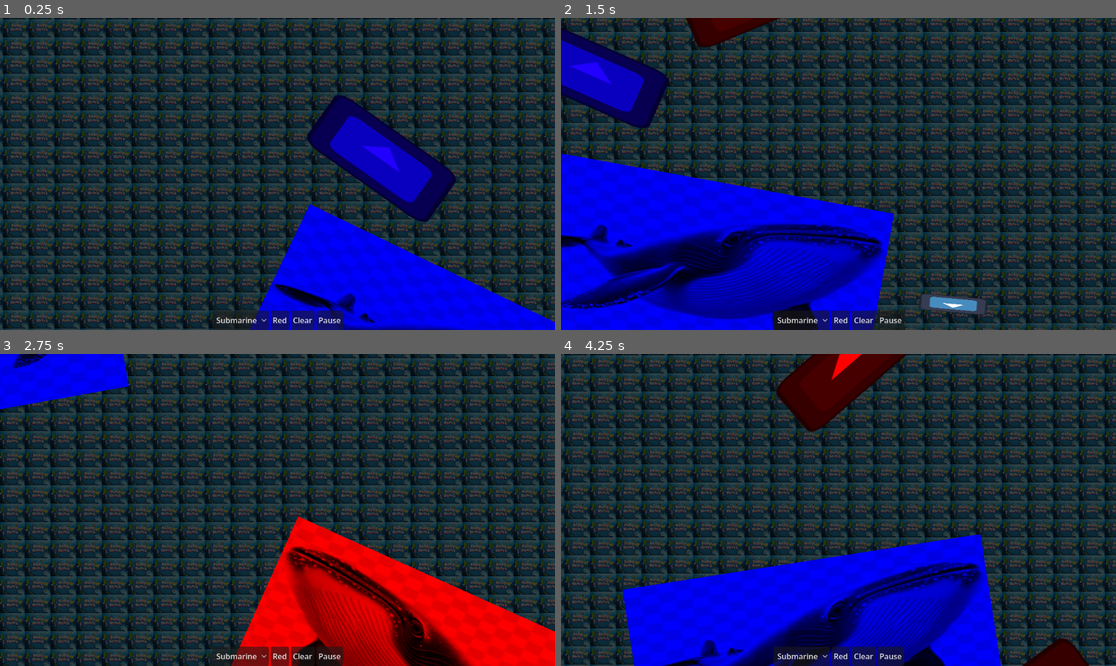
Above: before the commit, frames 1-4 (two rows, left to right).
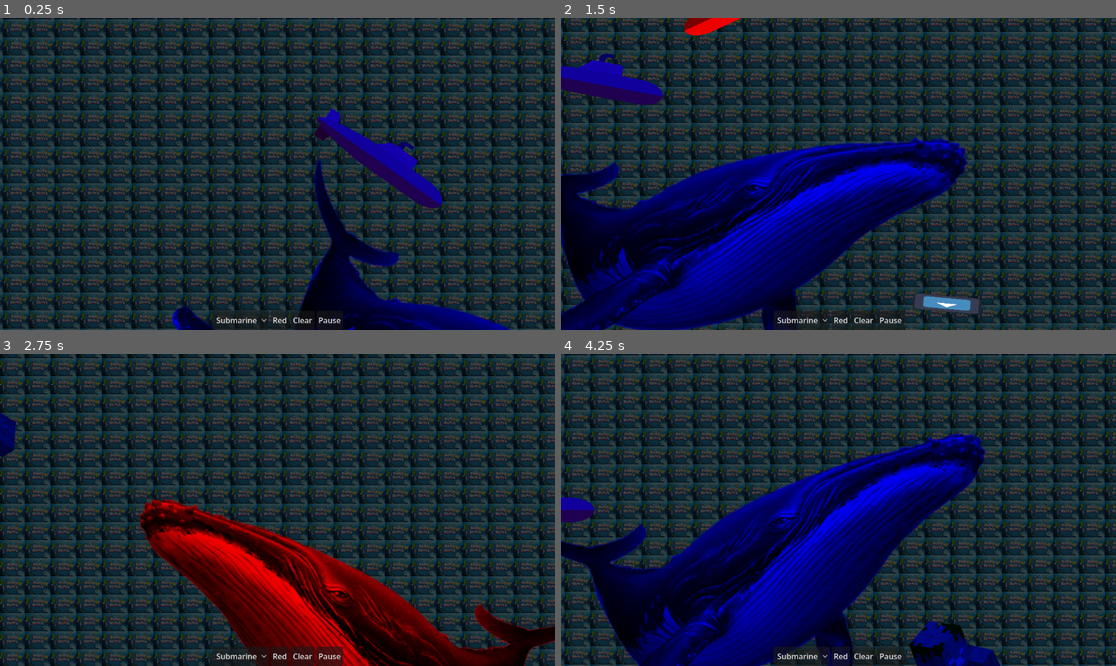
Above: after the commit, the same moments.

Repository: Shuflduf/Submarines-and-Mermaids
Game: Godot game, scene res://world.tscn
The game is run twice, just before and just after one commit, with the same random seed, the same clock (stepped at 60 frames per second) and the same inputs. The engine's default icon, where the game draws it, is replaced by a stand-in: a white triangle on a blue panel in a dark square.
Inputs (mouse positions are in pixels of both pictures, inside the frame that each line leads up to):
- Up to frame 1 (0.25 s): no input
- Up to frame 2 (1.5 s): move the mouse to (960, 158) at 0.52 s; hold D (right) 0.53-1.28 s; click (960, 158) at 0.67 s; move the mouse to (727, 189) at 1.27 s; hold S (down) from 1.28 s (still down)
- Up to frame 3 (2.75 s): move the mouse to (333, 441) at 2.02 s; release S (down) at 2.03 s; hold D (right) from 2.03 s (still down)
- Up to frame 4 (4.25 s): move the mouse to (810, 572) at 2.77 s; release D (right) at 2.78 s; hold W (up) 2.78-3.53 s; click (810, 572) at 2.92 s; move the mouse to (1005, 556) at 3.52 s; hold A (left) from 3.53 s (still down)

The runs differ from the first frame. In frame 1, 17% of the frame differs, in the area x 30-100%, y 24-100%; in frame 2, 37%; in frame 3, 24%; in frame 4, 39%, in the area x 0-96%, y 0-100%.

Commit message:
oialkfssodhiv

Diff:
--- a/mermaid.gd
+++ b/mermaid.gd
@@ -15,6 +15,8 @@
 
 
 func _physics_process(delta: float) -> void:
+	sprite.flip_v = (rotation > PI / 2.0 or rotation < -PI / 2.0)
+
 	if get_parent().paused: return
 
 	var closest = closest_enemy()
@@ -24,17 +26,15 @@
 		rotation = lerp_angle(rotation, target_rot, delta)
 
 		var dist = position.distance_to(closest.position)
-		if dist > 200.0:
+		if dist > 400.0:
 			velocity = Vector2.RIGHT.rotated(rotation) * 500
 		else:
 			velocity = Vector2.ZERO
 			if timer.is_stopped() and closest:
-				closest.damage(5)
+				closest.damage(20)
 				timer.start()
 	else:
 		velocity = Vector2.ZERO
-
-	sprite.flip_v = (rotation > PI / 2.0 or rotation < -PI / 2.0)
 
 	move_and_slide()
 
--- a/mermaid.tscn
+++ b/mermaid.tscn
@@ -1,7 +1,7 @@
 [gd_scene format=3 uid="uid://dtm2887t8unix"]
 
 [ext_resource type="Script" uid="uid://c7rugti822sue" path="res://mermaid.gd" id="1_tkiuo"]
-[ext_resource type="Texture2D" uid="uid://12rml1tltd46" path="res://icon.svg" id="2_6onr2"]
+[ext_resource type="Texture2D" uid="uid://baahyrjpka3uv" path="res://150px-Drowned_BE2.png" id="2_tkiuo"]
 
 [sub_resource type="RectangleShape2D" id="RectangleShape2D_tkiuo"]
 size = Vector2(160, 302)
@@ -13,8 +13,9 @@
 shape = SubResource("RectangleShape2D_tkiuo")
 
 [node name="Sprite2D" type="Sprite2D" parent="." unique_id=762806590]
-scale = Vector2(1.2486911, 2.359101)
-texture = ExtResource("2_6onr2")
+scale = Vector2(1.1733334, 1.2521008)
+texture = ExtResource("2_tkiuo")
+flip_h = true
 
 [node name="Timer" type="Timer" parent="." unique_id=1851505365]
 one_shot = true
--- a/submarine.gd
+++ b/submarine.gd
@@ -16,13 +16,15 @@
 
 
 func _physics_process(delta: float) -> void:
+	sprite.flip_v = (rotation > PI / 2.0 or rotation < -PI / 2.0)
+
 	if get_parent().paused: return
 
 	var closest = closest_enemy()
 	if closest:
 		var target_dir = position.direction_to(closest.position)
 		var target_rot = atan2(target_dir.y, target_dir.x)
-		rotation = lerp_angle(rotation, target_rot, delta * 0.2)
+		rotation = lerp_angle(rotation, target_rot, delta * 0.5)
 
 		var dist = position.distance_to(closest.position)
 		if dist > 2000.0:
@@ -41,7 +43,6 @@
 	else:
 		velocity = Vector2.ZERO
 
-	sprite.flip_v = (rotation > PI / 2.0 or rotation < -PI / 2.0)
 
 	move_and_slide()
 
--- a/submarine.tscn
+++ b/submarine.tscn
@@ -1,11 +1,11 @@
 [gd_scene format=3 uid="uid://qill4e3bmjal"]
 
-[ext_resource type="Texture2D" uid="uid://12rml1tltd46" path="res://icon.svg" id="1_3uq8f"]
 [ext_resource type="Script" uid="uid://bfsbiqevlq1cb" path="res://submarine.gd" id="1_k4f85"]
 [ext_resource type="PackedScene" uid="uid://bbynj5holj6i0" path="res://torpedo.tscn" id="2_qvldv"]
+[ext_resource type="Texture2D" uid="uid://ri5426otv6m1" path="res://pngimg.com - submarine_PNG55.png" id="3_qvldv"]
 
 [sub_resource type="RectangleShape2D" id="RectangleShape2D_k4f85"]
-size = Vector2(312, 128)
+size = Vector2(312, 118)
 
 [node name="Submarine" type="CharacterBody2D" unique_id=2004177460]
 script = ExtResource("1_k4f85")
@@ -15,8 +15,9 @@
 shape = SubResource("RectangleShape2D_k4f85")
 
 [node name="Sprite2D" type="Sprite2D" parent="." unique_id=762806590]
-scale = Vector2(2.40625, 1)
-texture = ExtResource("1_3uq8f")
+scale = Vector2(0.19624998, 0.109999985)
+texture = ExtResource("3_qvldv")
+flip_h = true
 
 [node name="Timer" type="Timer" parent="." unique_id=89934303]
 wait_time = 3.0
--- a/torpedo.gd
+++ b/torpedo.gd
@@ -17,7 +17,7 @@
 func _on_body_entered(body: Node2D) -> void:
 	if shooter == body:
 		return
-	body.damage(10)
+	body.damage(30)
 	queue_free()
 
 
--- a/whale.gd
+++ b/whale.gd
@@ -1,9 +1,10 @@
 extends CharacterBody2D
+@onready var timer: Timer = $Timer
 
 @onready var sprite: Sprite2D = $Sprite2D
 @export var target_team: StringName
 
-var health = 500
+var health = 200
 
 func _ready() -> void:
 	await get_tree().physics_frame
@@ -14,24 +15,27 @@
 
 
 func _physics_process(delta: float) -> void:
+	sprite.flip_v = (rotation > PI / 2.0 or rotation < -PI / 2.0)
+
 	if get_parent().paused: return
 
 	var closest = closest_enemy()
 	if closest:
 		var target_dir = position.direction_to(closest.position)
 		var target_rot = atan2(target_dir.y, target_dir.x)
-		rotation = lerp_angle(rotation, target_rot, delta * 0.2)
+		rotation = lerp_angle(rotation, target_rot, delta * 0.5)
 
 		var dist = position.distance_to(closest.position)
-		if dist > 300.0:
-			velocity = Vector2.RIGHT.rotated(rotation) * 100
+		if dist > 600.0:
+			velocity = Vector2.RIGHT.rotated(rotation) * 150
 		else:
 			velocity = Vector2.ZERO
+			if timer.is_stopped() and closest:
+				closest.damage(5)
+				timer.start()
 	else:
 		velocity = Vector2.ZERO
 
-
-	sprite.flip_v = (rotation > PI / 2.0 or rotation < -PI / 2.0)
 
 	move_and_slide()
 
@@ -45,6 +49,7 @@
 			closest = enemy
 	return closest
 
+
 func damage(amount: int):
 	health -= amount
 	if health <= 0:
--- a/whale.tscn
+++ b/whale.tscn
@@ -1,7 +1,7 @@
 [gd_scene format=3 uid="uid://ckvuuppvx6mfy"]
 
 [ext_resource type="Script" uid="uid://ceqgien7r71hx" path="res://whale.gd" id="1_v43gg"]
-[ext_resource type="Texture2D" uid="uid://dq410xqct1lb8" path="res://whale.jpg" id="3_d3rs6"]
+[ext_resource type="Texture2D" uid="uid://dwms377byrgud" path="res://dcsucpf-12c17957-3404-4ca5-a90b-8984df26b245.png" id="2_v43gg"]
 
 [sub_resource type="RectangleShape2D" id="RectangleShape2D_d3rs6"]
 size = Vector2(754, 430)
@@ -13,5 +13,10 @@
 shape = SubResource("RectangleShape2D_d3rs6")
 
 [node name="Sprite2D" type="Sprite2D" parent="." unique_id=762806590]
-scale = Vector2(3.342222, 1.8933333)
-texture = ExtResource("3_d3rs6")
+scale = Vector2(1.4100001, 1.4978355)
+texture = ExtResource("2_v43gg")
+flip_h = true
+
+[node name="Timer" type="Timer" parent="." unique_id=1906074013]
+wait_time = 0.1
+one_shot = true
Binary file added: 150px-Drowned_BE2.png
Not shown, added: 150px-Drowned_BE2.png.import
Binary file added: dcsucpf-12c17957-3404-4ca5-a90b-8984df26b245.png
Not shown, added: dcsucpf-12c17957-3404-4ca5-a90b-8984df26b245.png.import
Binary file added: pngimg.com - submarine_PNG55.png
Not shown, added: pngimg.com - submarine_PNG55.png.import
